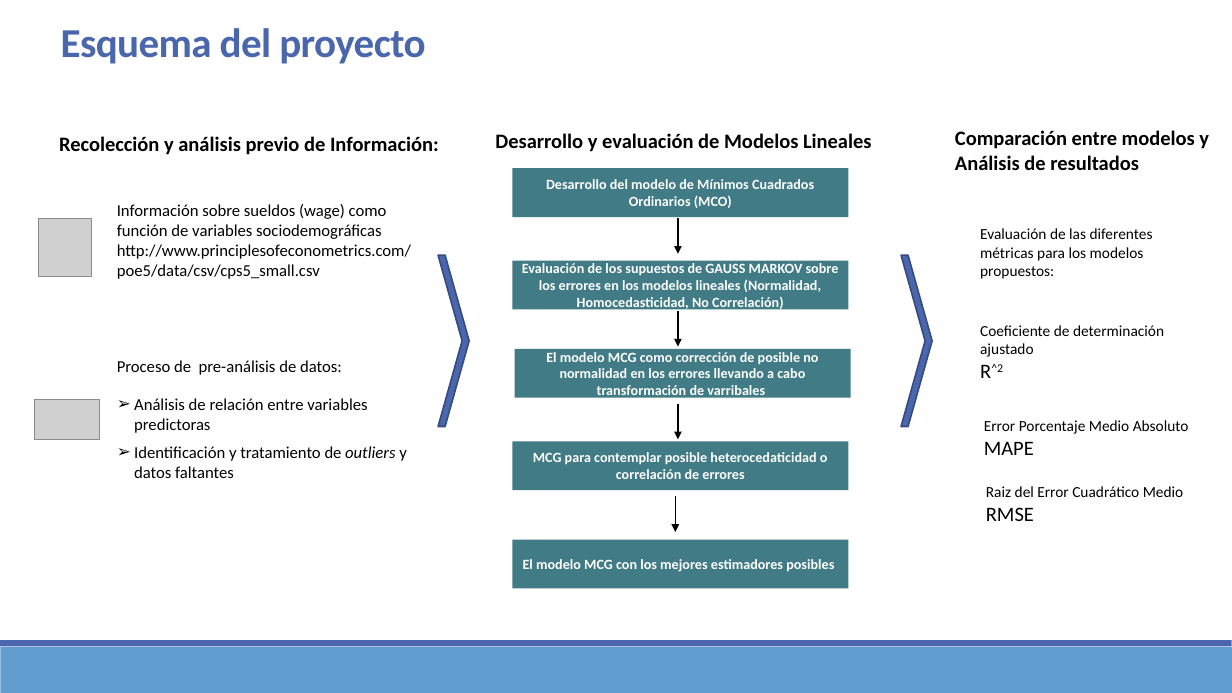
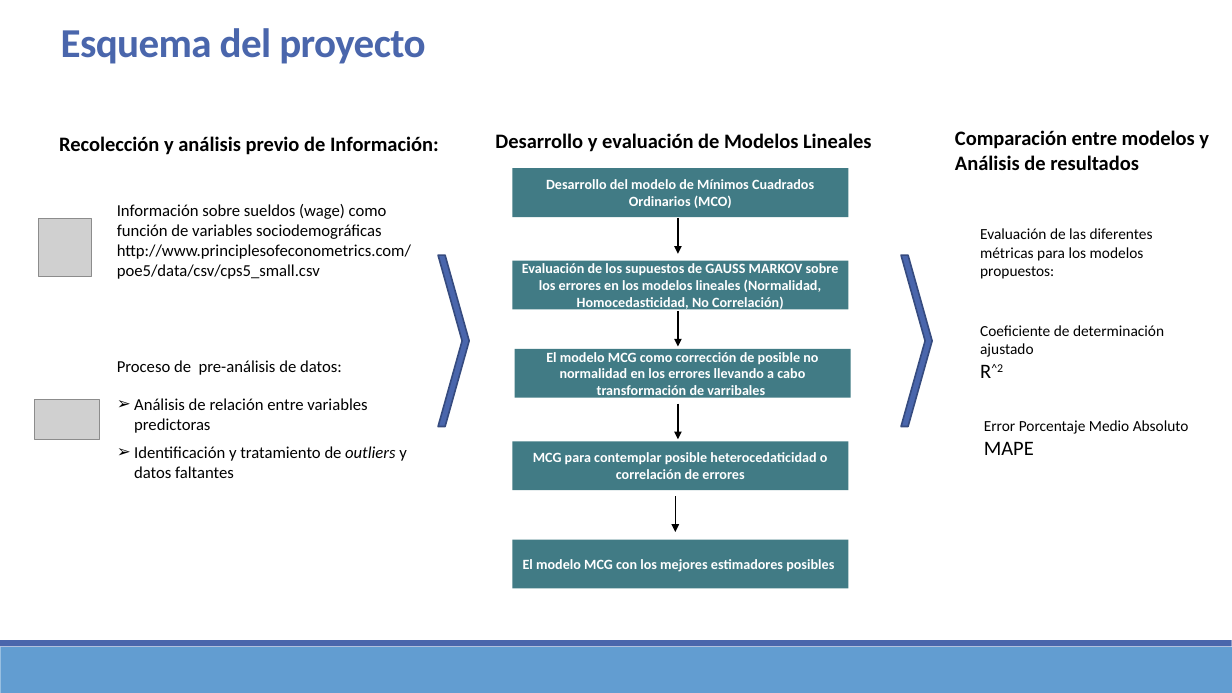
Before and after one commit to Sergio-Ibarra-1795/MIS_Regresion_GitHub, a slide deck: slide 3 of Mod_Lineales_Examen_a_casa_v1_1.pptx. Drawn at 1232x693 pixels with LibreOffice and Linux fonts; fonts in the diff are those of the drawing; grey boxes stand for pictures. Boxes give left, top, right and bottom in pixels: in the first picture for what was removed or moved away, otherwise in the second. Text is boxed around its words. In the diff, an @@ line names an element or a change of style, - is before the commit and + after.

```diff
--- a/Mod_Lineales_Examen_a_casa_v1_1.pptx
+++ b/Mod_Lineales_Examen_a_casa_v1_1.pptx
@@ text removed at [986,486,1183,521] @@
-Raiz del Error Cuadrático Medio
-RMSE
```
Also in this commit, not shown: 4 other slides changed, 2 slides added, 2 other files.
